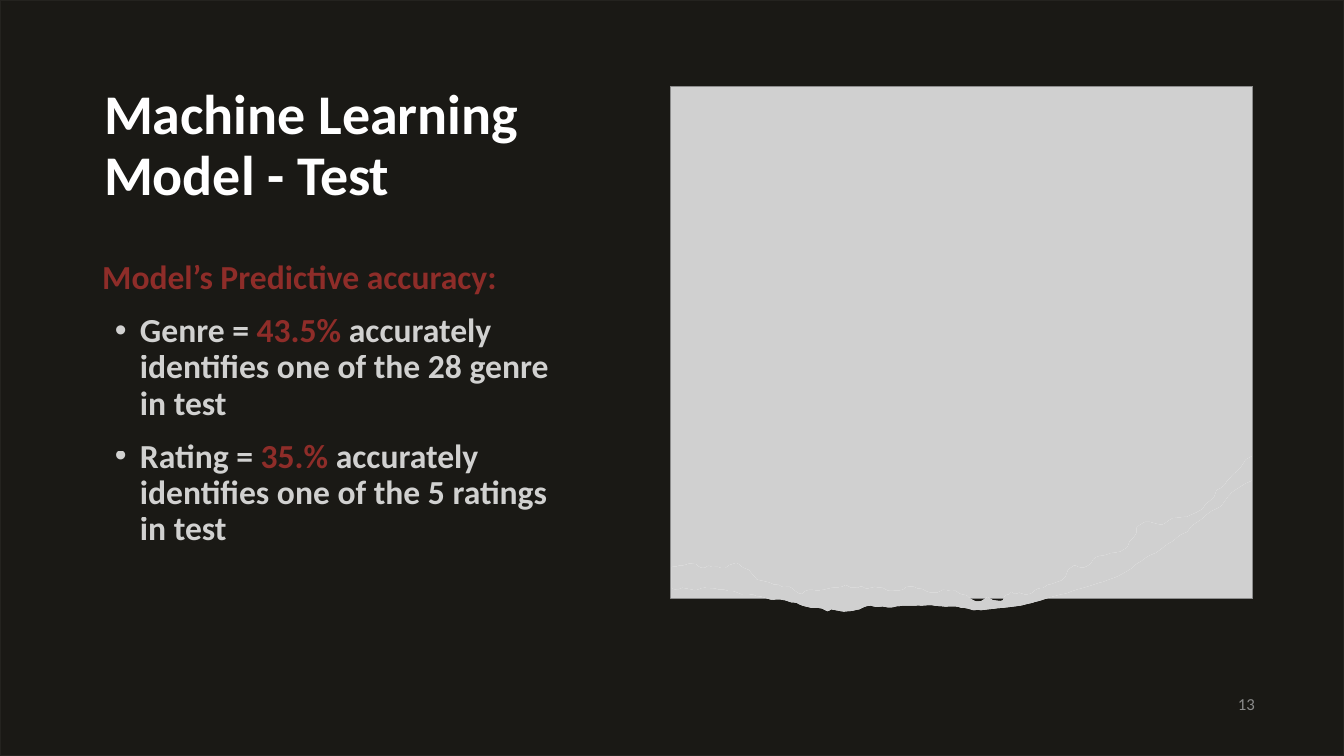
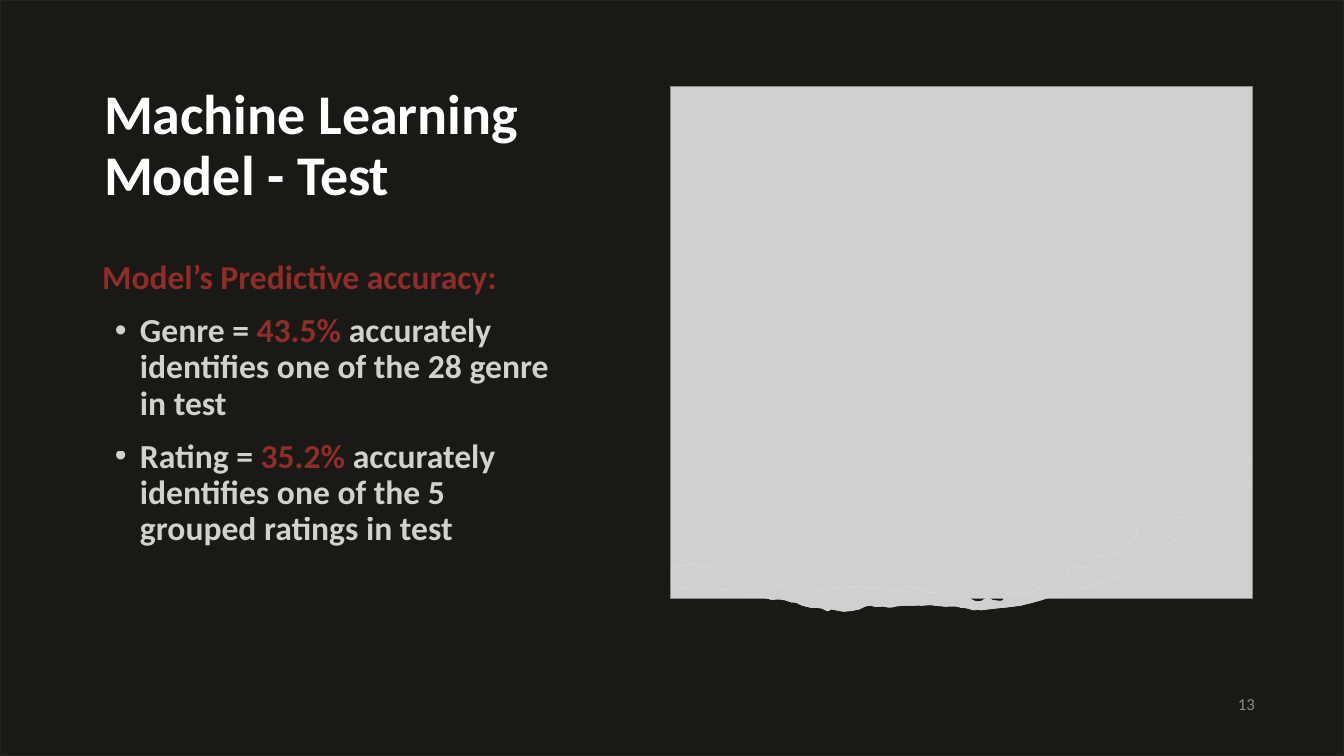
Before and after one commit to HaifaNajdawi/The_big_chill, a slide deck: slide 13 of Final_Report_Out_Presentation.pptx. Drawn at 1344x756 pixels with LibreOffice and Linux fonts; fonts in the diff are those of the drawing; grey boxes stand for pictures. Boxes give left, top, right and bottom in pixels: in the first picture for what was removed or moved away, otherwise in the second. Text is boxed around its words. In the diff, an @@ line names an element or a change of style, - is before the commit and + after.

```diff
--- a/Final_Report_Out_Presentation.pptx
+++ b/Final_Report_Out_Presentation.pptx
@@ text at (140, 444, 495, 546): text changed @@
-• Rating = 35.% accurately identifies one of the 5 ratings in test
+• Rating = 35.2% accurately identifies one of the 5 grouped ratings in test
```
Also in this commit, not shown: 2 other slides changed, 3 other files.
